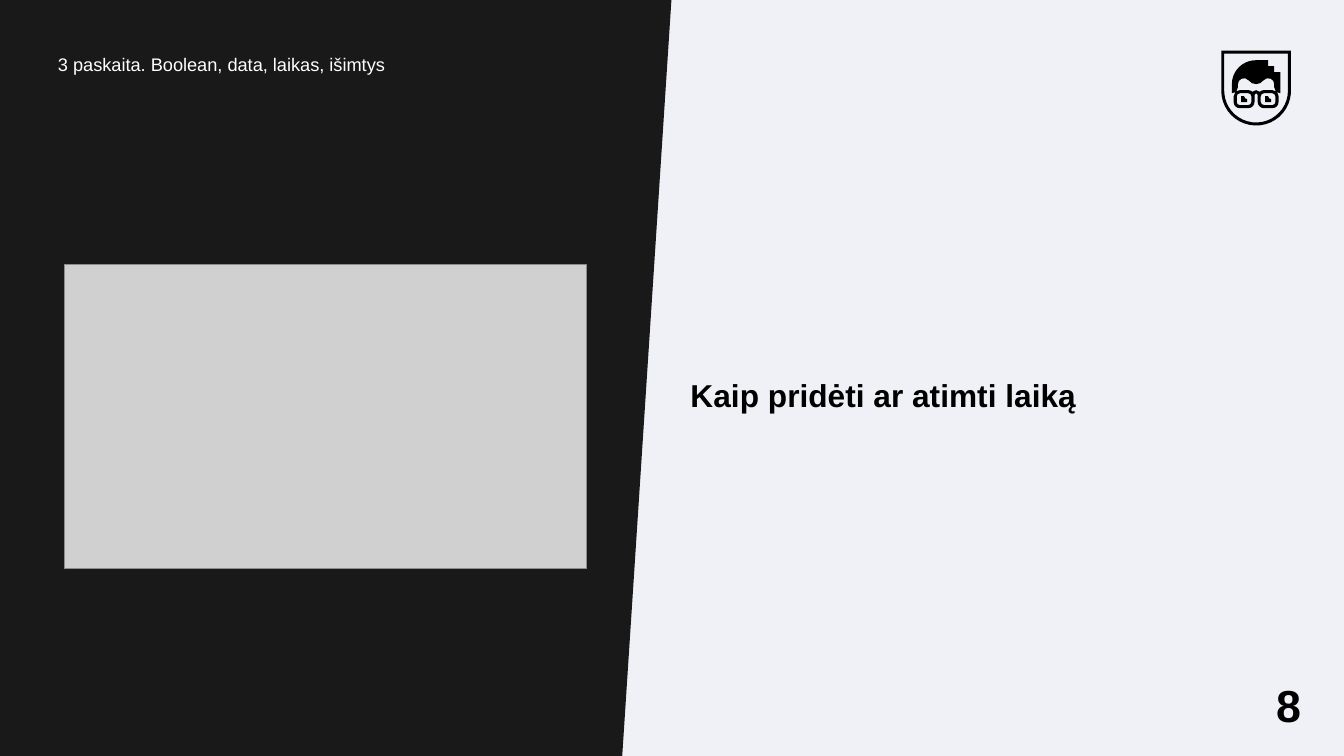
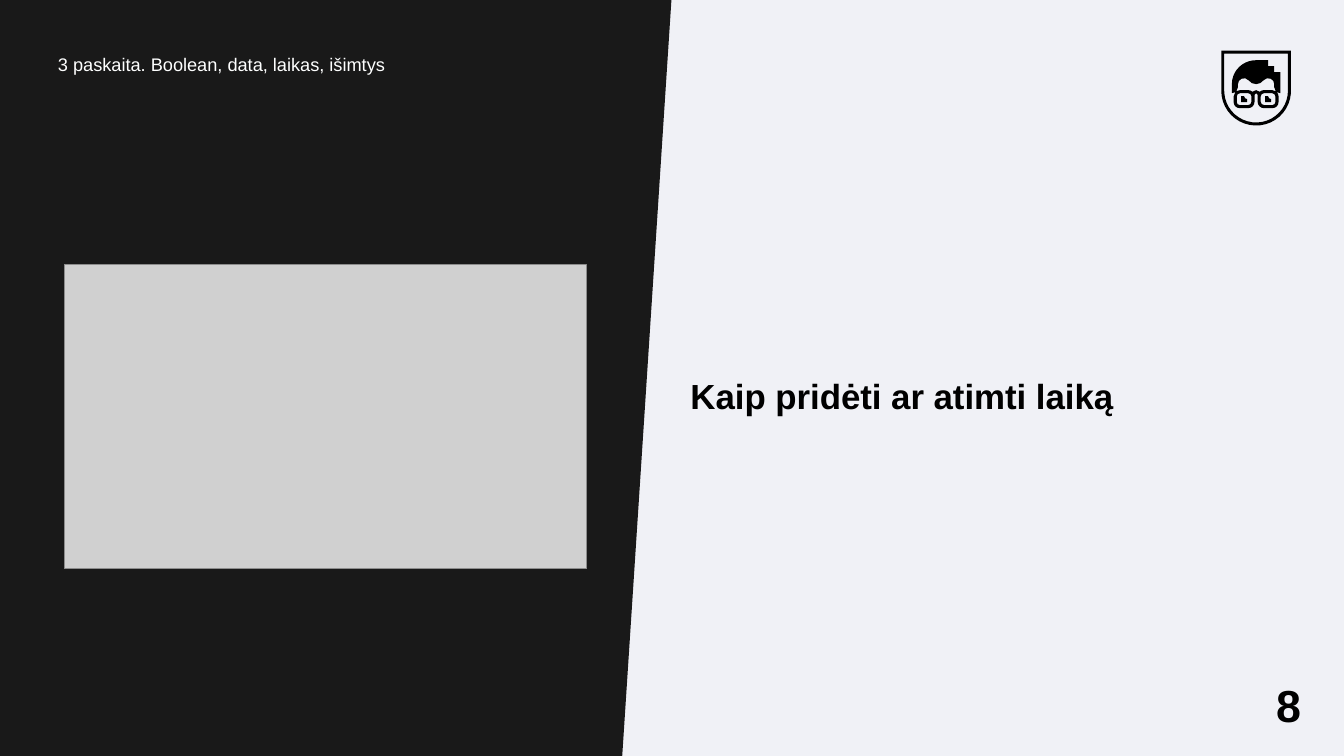
Before and after one commit to aurimas13/Python-Beginner-Course, a slide deck: slide 10 of Lectures/03_paskaita (Boolean,data, laikas, išimtys).pptx. Drawn at 1344x756 pixels with LibreOffice and Linux fonts; fonts in the diff are those of the drawing; grey boxes stand for pictures. Boxes give left, top, right and bottom in pixels: in the first picture for what was removed or moved away, otherwise in the second. Text is boxed around its words. In the diff, an @@ line names an element or a change of style, - is before the commit and + after.

```diff
--- a/Lectures/03_paskaita (Boolean,data, laikas, išimtys).pptx
+++ b/Lectures/03_paskaita (Boolean,data, laikas, išimtys).pptx
@@ text "Kaip pridėti ar atimti laiką" at bbox=[690, 383, 1113, 416]: size 22.6 to 24.9 pt @@
```
Also in this commit, not shown: 1 other slide changed, 1 other file.
